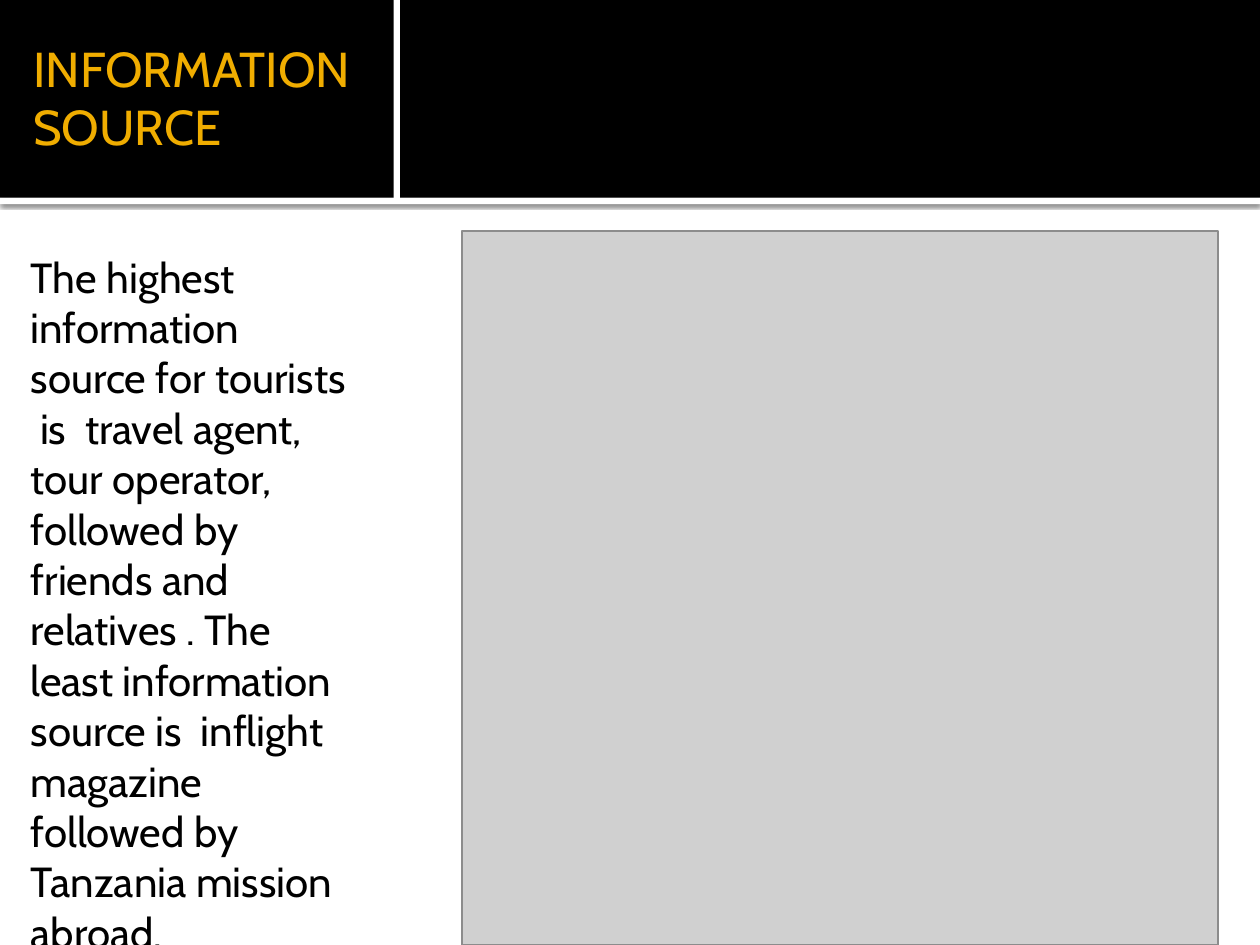
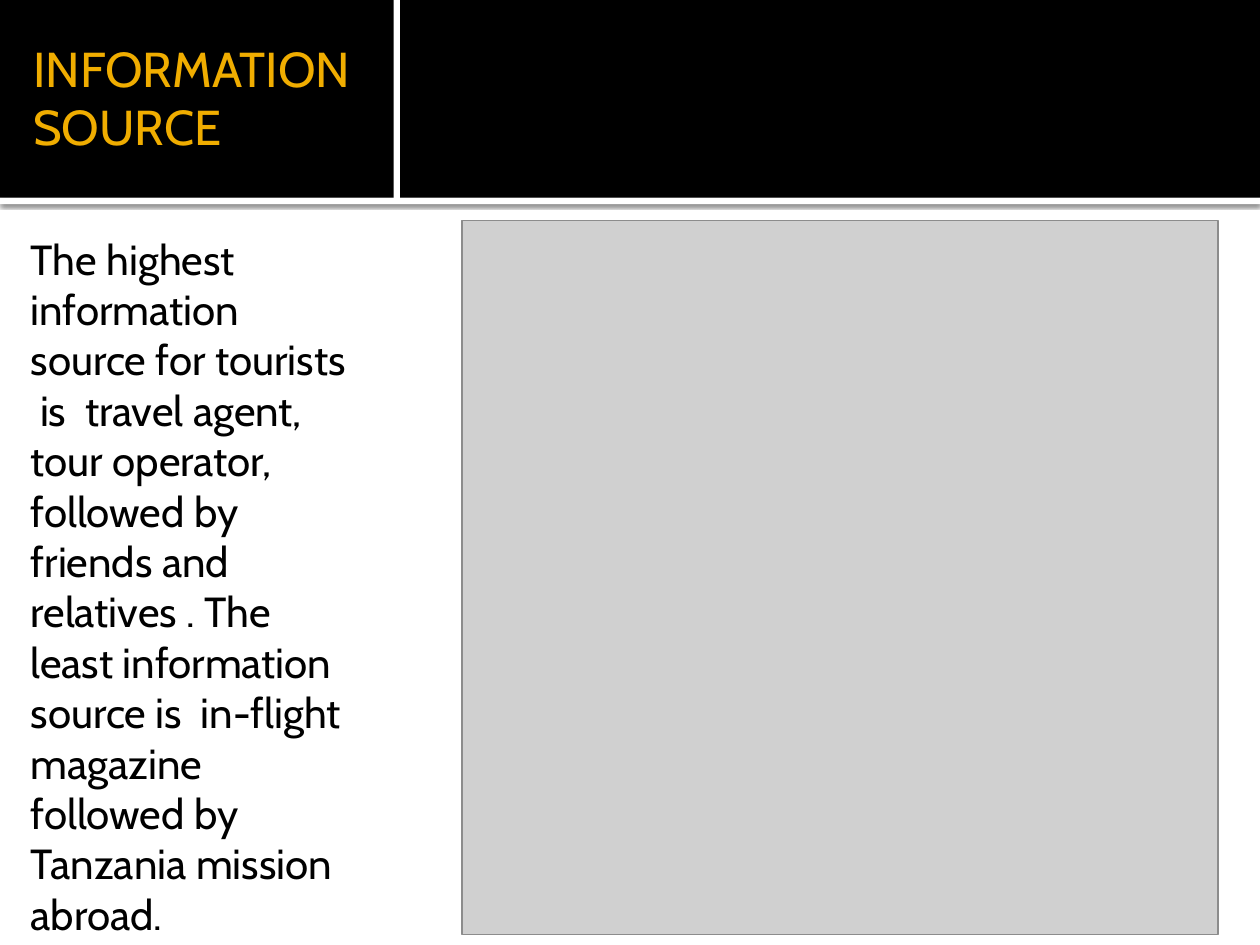
Before and after one commit to SuPaTeT/Code-Plateau-Group-2-Tanzania-Project, a slide deck: slide 7 of TANZANIA TOURIST REPORT.pptx. Drawn at 1260x945 pixels with LibreOffice and Linux fonts; fonts in the diff are those of the drawing; grey boxes stand for pictures. Boxes give left, top, right and bottom in pixels: in the first picture for what was removed or moved away, otherwise in the second. Text is boxed around its words. In the diff, an @@ line names an element or a change of style, - is before the commit and + after.

Commit message:
Add files via upload
TANZANIA TOURIST REPORT

```diff
--- a/TANZANIA TOURIST REPORT.pptx
+++ b/TANZANIA TOURIST REPORT.pptx
@@ picture moved from (x1=462, y1=231, x2=1218, y2=945) to (x1=462, y1=220, x2=1218, y2=935) @@
@@ text at (x1=31, y1=243, x2=345, y2=931): text changed @@
-The highest information source for tourists is travel agent, tour operator, followed by friends and relatives . The least information source is inflight magazine followed by Tanzania mission abroad.
+The highest information source for tourists is travel agent, tour operator, followed by friends and relatives . The least information source is in-flight magazine followed by Tanzania mission abroad.
```
Also in this commit, not shown: 7 other slides changed, 4 slides added, 4 slides removed.
